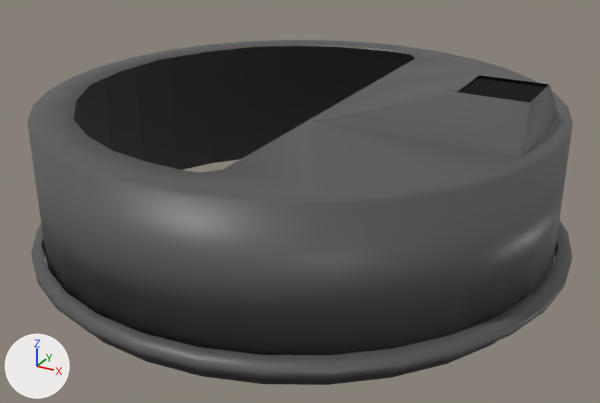
Renders of the COLLADA model hsrb_description/meshes/base_v2/base_light.dae from each side of a commit.
The view is the same before and after, from a 50 mm camera at (0.32, -0.58, 0.35) aimed at (0.012, -0.021, 0.07). Arrows for +X, +Y and +Z are at lower left; the lights stay in place. The first picture is the older version. Where no turn or scale is listed for an object, it has been applied to the vertices. Vertices at exactly the same position are counted once.

Script lines for the objects in view, before the commit:
```python
me_base = bpy.data.meshes.new('Base')
me_base.from_pydata(...)  # 214 vertices, 424 faces; spans x -0.215..0.215, y -0.215..0.215, z -0.064..0.097
me_base.materials.append(mat_material_001)  # picture img_gray_png
me_bumper = bpy.data.meshes.new('Bumper')
me_bumper.from_pydata(...)  # 211 vertices, 422 faces; spans x -0.226..0.229, y -0.227..0.227, z -0.009..0.006
me_bumper.materials.append(mat_material_002)  # picture img_gray_png
ob_base = bpy.data.objects.new('Base', me_base)
ob_base.location = (0.0001, 0.0005, 0.087)
ob_bumper = bpy.data.objects.new('Bumper', me_bumper)
ob_bumper.location = (0.0, 0.0007, 0.0413)
```
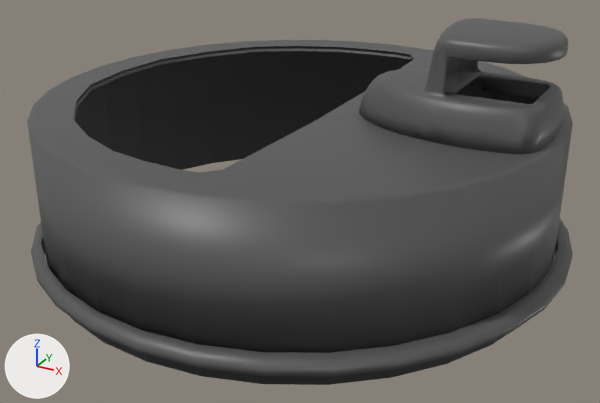
Commit message: add URG-cover

Diff of the bpy script that builds the scene:
```diff
--- a/hsrb_description/meshes/base_v2/base_light.dae.py
+++ b/hsrb_description/meshes/base_v2/base_light.dae.py
@@ img_gray_png_002 @@
+img_gray_png_002 = load_image('gray.png.002', 'gray.png', 512, 512, 'sRGB')
@@ mat_base_material_001 @@
+mat_base_material_001 = principled_material('Base_Material_001')
+mat_base_material_001.texture = img_gray_png_002
+mat_base_material_001.roughness = 0.44
@@ me_base @@
 # used by ob_base; location = (0.0001, 0.0005, 0.087)
-me_base.from_pydata(...)  # 214 vertices, 424 faces; spans x -0.215..0.215, y -0.215..0.215, z -0.064..0.097
+me_base.from_pydata(...)  # 213 vertices, 430 faces; spans x -0.215..0.215, y -0.215..0.215, z -0.064..0.067
+# me_base part 1
+# 29 vertices are removed from x 0.04..0.2, y -0.055..0.053, z 0.067..0.097
+# 107 faces are deleted
+# 9 vertices are added at x 0.08..0.193, y -0.028..0.028, z 0.065..0.067
+# 19 new vertices lie (0.0, 0.0, -0.005) away from vertices in x -0.181..0.036, y -0.181..0.18, z 0.067
+# 113 new faces join them
+# me_base part 2: 317 faces spanning x -0.215..0.215, y -0.215..0.215, z -0.064..0.067 switch from mat_material_001 (picture img_gray_png) to mat_base_material_001 (picture img_gray_png_002)
@@ me_urg_003 @@
+me_urg_003.from_pydata(...)  # 934 vertices, 1868 faces; spans x 0.057..0.208, y -0.055..0.055, z 0.025..0.102
+me_urg_003.materials.append(mat_material_002)  # picture img_gray_png
@@ ob_bumper @@
 ob_bumper = bpy.data.objects.new('Bumper', me_bumper)
-ob_bumper.location = (0.0, 0.0007, 0.0413)
+ob_bumper.location = (0.0, 0.0007, 0.0433)
@@ ob_urg @@
+ob_urg = bpy.data.objects.new('URG', me_urg_003)
+ob_urg.location = (0.0, 0.0, 0.1273)
```

Where the change shows, as pixel boxes (x1, y1, x2, y2) in the pictures (600 x 403 px; the box of a moved part takes in the faces that stretch with it):
'URG', added
    after: (359, 18, 568, 154)
'Bumper', moved
    before: (31, 220, 572, 379)
    after: (31, 219, 573, 376)
part 1 of me_base, moved or reshaped
    before: (226, 59, 564, 169)
    after: (73, 46, 564, 169)
part 2 of me_base, edited (looks the same)
    both: (27, 40, 573, 385)
